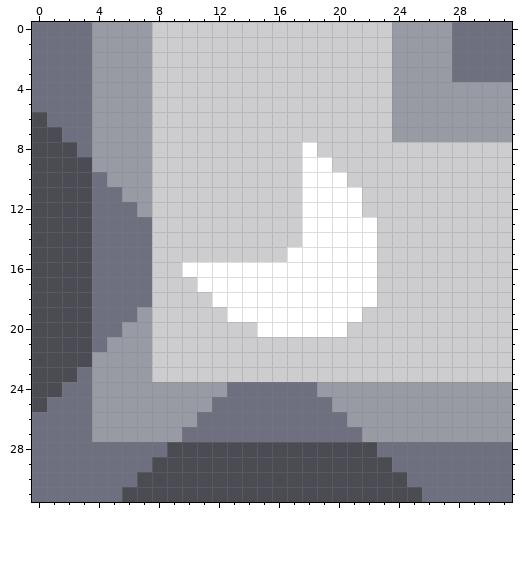
Pixel-art sprite, stored at sprites/blocks/distribution/c01-enclosed-conveyor-top-1.png. The picture above was drawn from the file before the commit.
The file is 32x32 pixels.
The result:
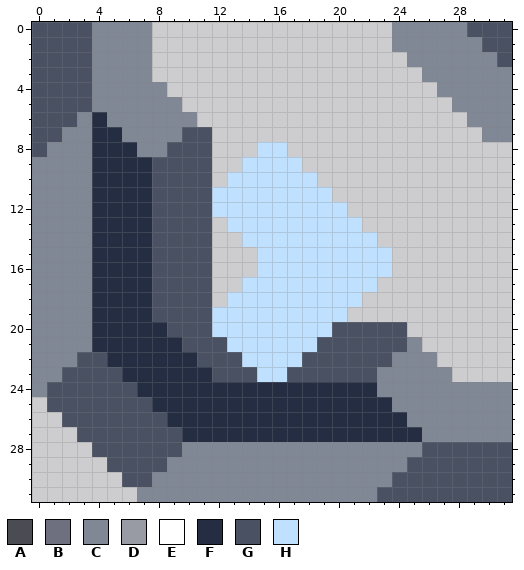
Palette (. is transparent): A #4a4b53  B #6e7080  C #808795  D #989aa4  E #ffffff  F #242d42  G #495163  H #c0e0ff
Edits made:
@@ x 0..31 @@
- 0 BBBBDDDD................DDDDBBBB
- 1 BBBBDDDD................DDDDBBBB
- 2 BBBBDDDD................DDDDBBBB
- 3 BBBBDDDD................DDDDBBBB
- 4 BBBBDDDD................DDDDDDDD
- 5 BBBBDDDD................DDDDDDDD
- 6 ABBBDDDD................DDDDDDDD
- 7 AABBDDDD................DDDDDDDD
- 8 AAABDDDD..........E.............
- 9 AAAADDDD..........EE............
-10 AAAABDDD..........EEE...........
-11 AAAABBDD..........EEEE..........
-12 AAAABBBD..........EEEE..........
-13 AAAABBBB..........EEEEE.........
-14 AAAABBBB..........EEEEE.........
-15 AAAABBBB.........EEEEEE.........
-16 AAAABBBB..EEEEEEEEEEEEE.........
-17 AAAABBBB...EEEEEEEEEEEE.........
-18 AAAABBBB....EEEEEEEEEEE.........
-19 AAAABBBD.....EEEEEEEEE..........
-20 AAAABBDD.......EEEEEE...........
-21 AAAABDDD........................
-22 AAAADDDD........................
-23 AAABDDDD........................
-24 AABBDDDDDDDDDBBBBBBDDDDDDDDDDDDD
-25 ABBBDDDDDDDDBBBBBBBBDDDDDDDDDDDD
-26 BBBBDDDDDDDBBBBBBBBBBDDDDDDDDDDD
-27 BBBBDDDDDDBBBBBBBBBBBBDDDDDDDDDD
-28 BBBBBBBBBAAAAAAAAAAAAAABBBBBBBBB
-29 BBBBBBBBAAAAAAAAAAAAAAAABBBBBBBB
-30 BBBBBBBAAAAAAAAAAAAAAAAAABBBBBBB
-31 BBBBBBAAAAAAAAAAAAAAAAAAAABBBBBB
+ 0 GGGGCCCC................CCCCCGGG
+ 1 GGGGCCCC................CCCCCCGG
+ 2 GGGGCCCC.................CCCCCCG
+ 3 GGGGCCCC..................CCCCCC
+ 4 GGGGCCCCC..................CCCCC
+ 5 GGGGCCCCCC..................CCCC
+ 6 GGGCFCCCCCC..................CCC
+ 7 GGCCFFCCCCGG..................CC
+ 8 GCCCFFFCCGGG...HH...............
+ 9 CCCCFFFFGGGG..HHHH..............
+10 CCCCFFFFGGGG.HHHHHH.............
+11 CCCCFFFFGGGGHHHHHHHH............
+12 CCCCFFFFGGGGHHHHHHHHH...........
+13 CCCCFFFFGGGG.HHHHHHHHH..........
+14 CCCCFFFFGGGG..HHHHHHHHH.........
+15 CCCCFFFFGGGG...HHHHHHHHH........
+16 CCCCFFFFGGGG...HHHHHHHHH........
+17 CCCCFFFFGGGG..HHHHHHHHH.........
+18 CCCCFFFFGGGG.HHHHHHHHH..........
+19 CCCCFFFFGGGGHHHHHHHHH...........
+20 CCCCFFFFFGGGHHHHHHHHGGGGG.......
+21 CCCCFFFFFFGGGHHHHHHGGGGGGC......
+22 CCCGGFFFFFFGGGHHHHGGGGGGCCC.....
+23 CCGGGGFFFFFFGGGHHGGGGGGCCCCC....
+24 CGGGGGGFFFFFFFFFFFFFFFFCCCCCCCCC
+25 .GGGGGGGFFFFFFFFFFFFFFFFCCCCCCCC
+26 ..GGGGGGGFFFFFFFFFFFFFFFFCCCCCCC
+27 ...GGGGGGGFFFFFFFFFFFFFFFFCCCCCC
+28 ....GGGGGGCCCCCCCCCCCCCCCCGGGGGG
+29 .....GGGGCCCCCCCCCCCCCCCCGGGGGGG
+30 ......GGCCCCCCCCCCCCCCCCGGGGGGGG
+31 .......CCCCCCCCCCCCCCCCGGGGGGGGG
Boxes around the changes in both pictures, in picture pixels (x1, y1, x2, y2):
changed: (32, 22, 512, 502)
